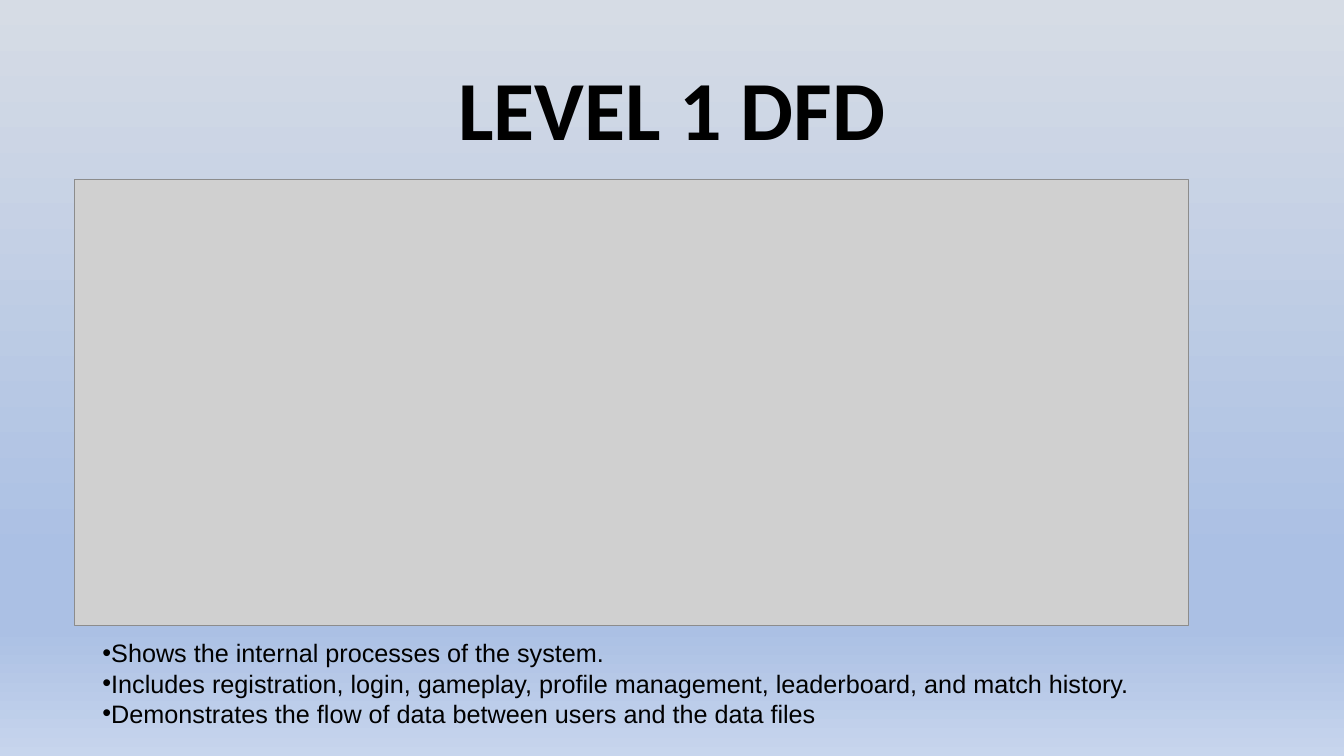
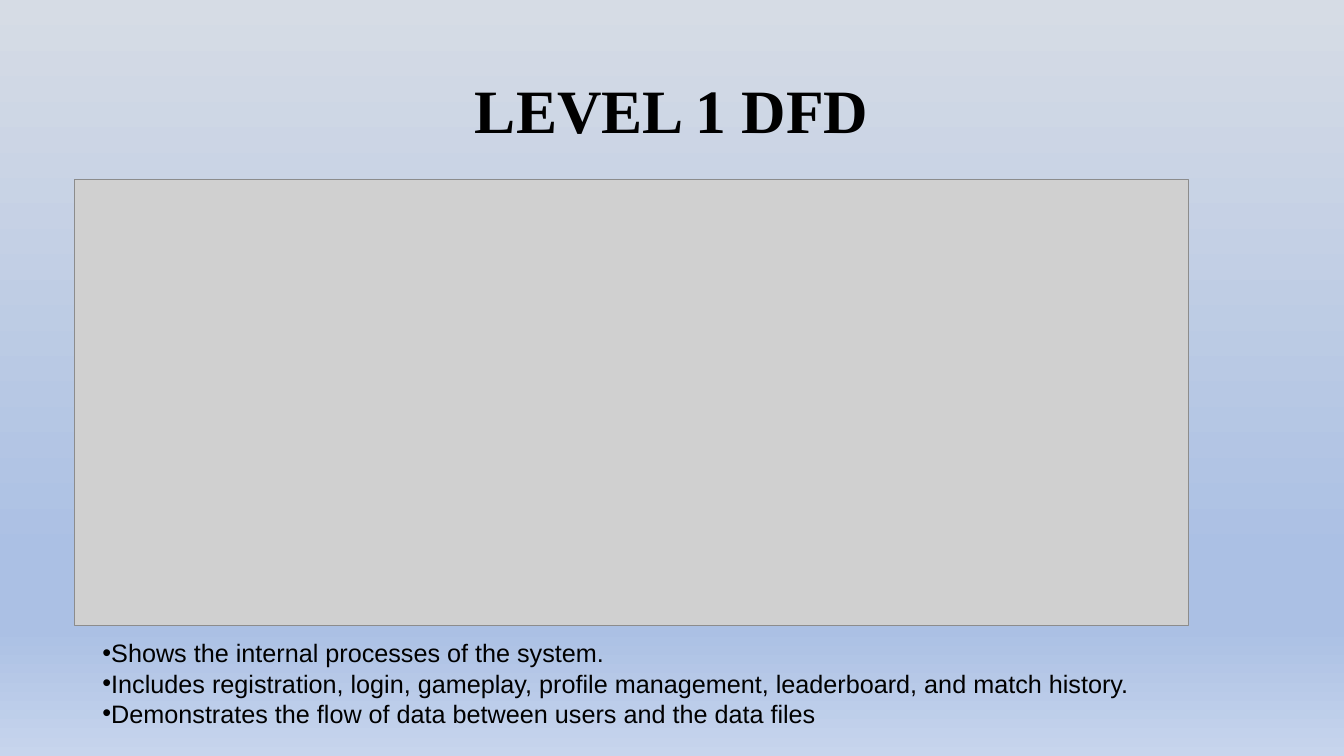
Before and after one commit to Bachelor-Of-Computer-Application/project-sd, a slide deck: slide 7 of 2nd sem final presentation.pptx. Drawn at 1344x756 pixels with LibreOffice and Linux fonts; fonts in the diff are those of the drawing; grey boxes stand for pictures. Boxes give left, top, right and bottom in pixels: in the first picture for what was removed or moved away, otherwise in the second. Text is boxed around its words. In the diff, an @@ line names an element or a change of style, - is before the commit and + after.

```diff
--- a/2nd sem final presentation.pptx
+++ b/2nd sem final presentation.pptx
@@ title "LEVEL 1 DFD" at (x1=475, y1=92, x2=869, y2=134): size 60 to 44 pt, font Calibri to Times New Roman @@
```
Also in this commit, not shown: 10 other slides changed, 1 other file.
